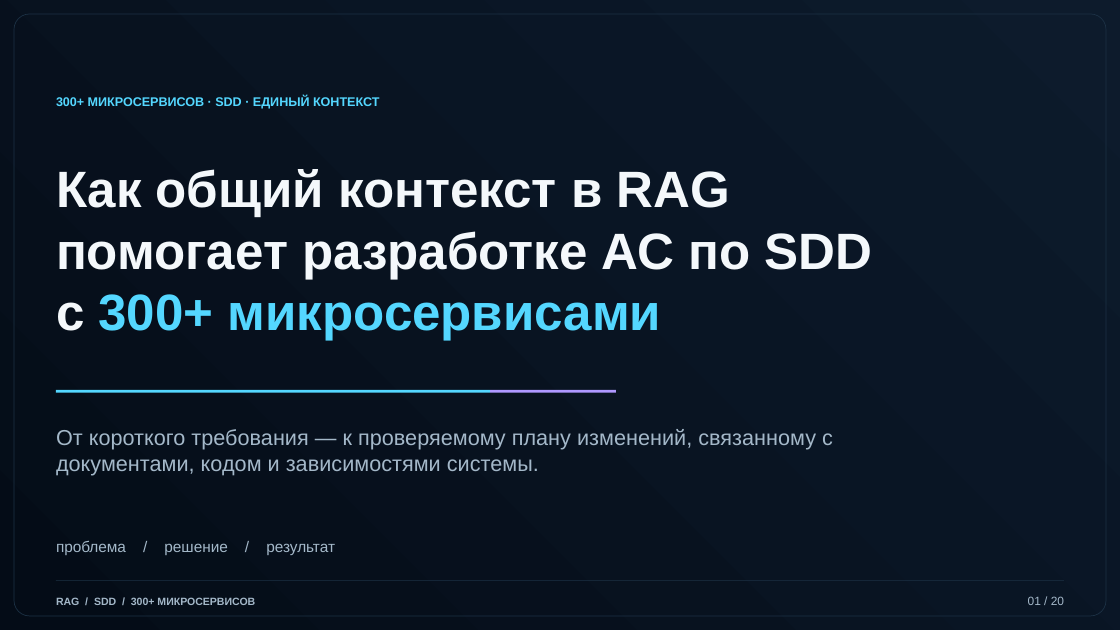
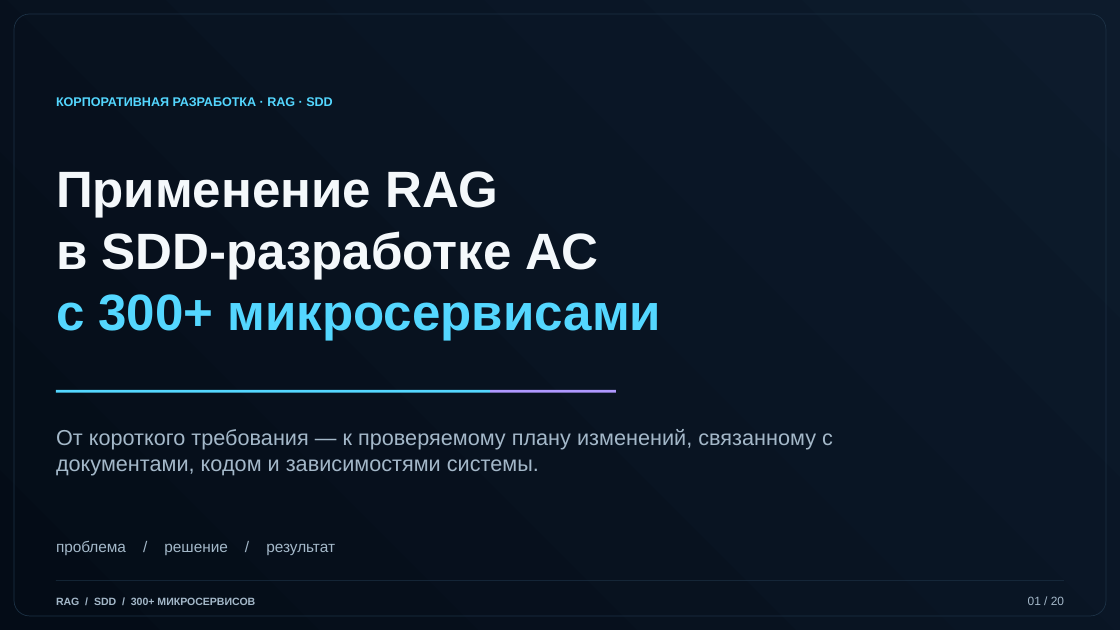
Before and after one commit to arptra/kb-rag-mcp, a slide deck: slide 1 of docs/corporate-rag-presentation.pptx. Drawn at 1120x630 pixels with LibreOffice and Linux fonts; fonts in the diff are those of the drawing. Boxes give left, top, right and bottom in pixels: in the first picture for what was removed or moved away, otherwise in the second. Text is boxed around its words. In the diff, an @@ line names an element or a change of style, - is before the commit and + after.

```diff
--- a/docs/corporate-rag-presentation.pptx
+++ b/docs/corporate-rag-presentation.pptx
@@ text at <box>56,97,333,106</box>: text changed @@
-300+ МИКРОСЕРВИСОВ · SDD · ЕДИНЫЙ КОНТЕКСТ
+КОРПОРАТИВНАЯ РАЗРАБОТКА · RAG · SDD
@@ text at <box>56,171,599,279</box>: text changed @@
-Как общий контекст в RAG
-помогает разработке АС по SDD
+Применение RAG
+в SDD-разработке АС
@@ text at <box>56,294,661,340</box>: text colour #F4F8FB to #54D7FF in "с" @@
```
Also in this commit, not shown: 19 other slides changed.
